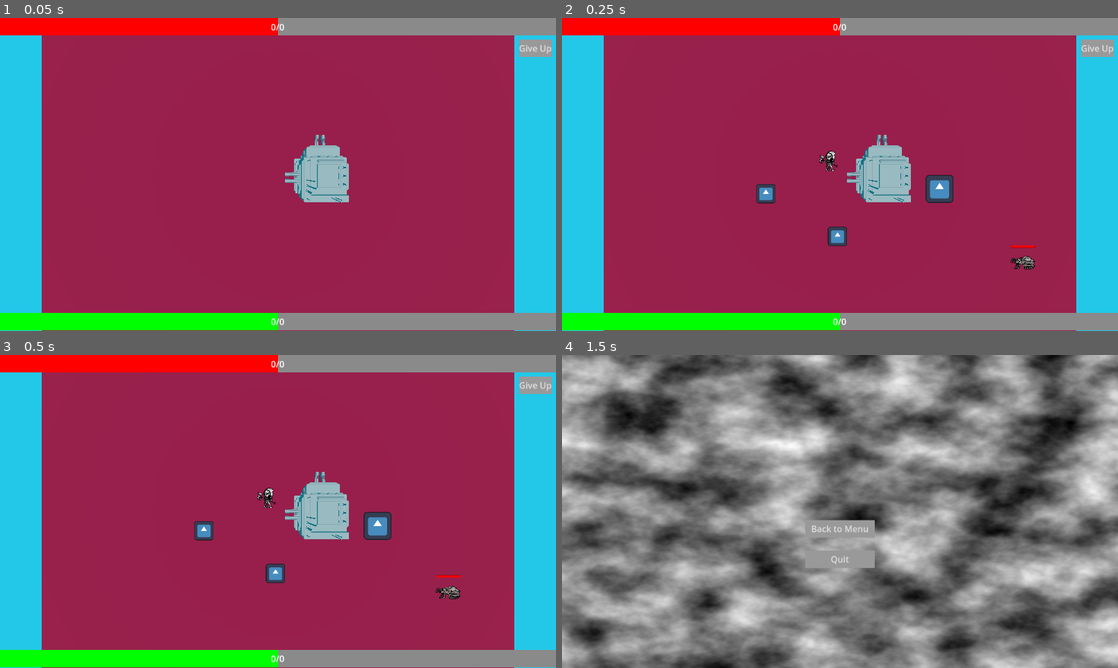
Above: before the commit, frames 1-4 (two rows, left to right).
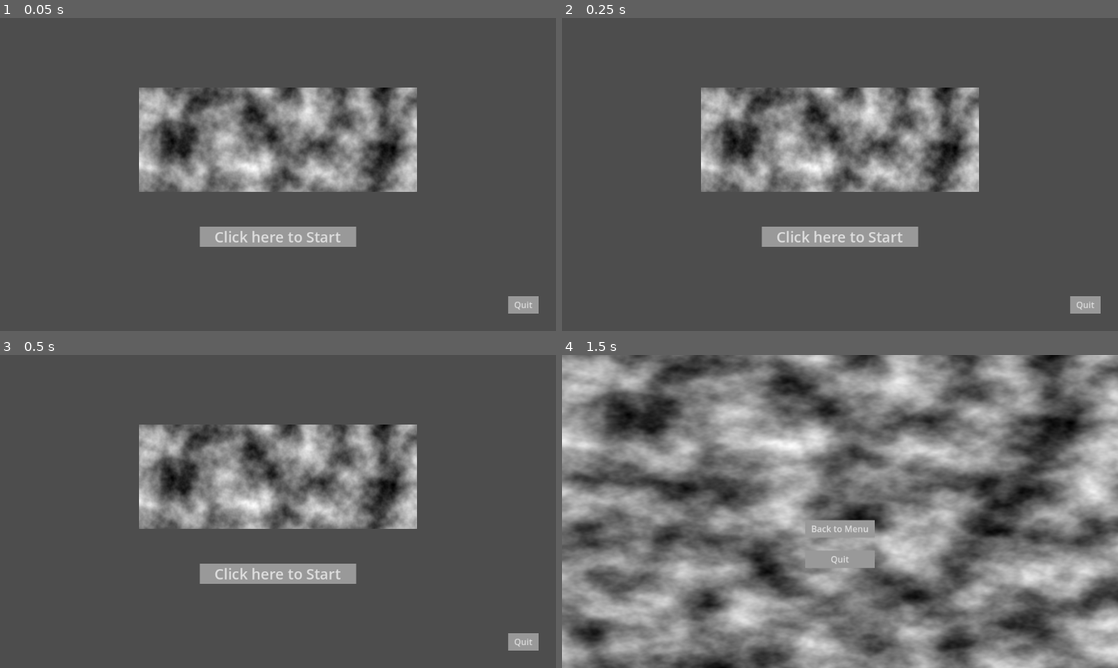
Above: after the commit, the same moments.

Repository: whitehatcat-JE/TowerDefenceGameJam
Game: Godot game, scene res://UI/MenuUI.tscn
Two runs of this game, one before a commit and one after it. Both use one fixed random seed, a clock stepped at 60 frames per second and the inputs below. Before the commit the project starts from res://main/enviroment_3d.tscn. The engine's default icon, where the game draws it, is replaced by a stand-in: a white triangle on a blue panel in a dark square.
Inputs (mouse positions are in pixels of both pictures, inside the frame that each line leads up to):
- Up to frame 1 (0.05 s): no input
- Up to frame 2 (0.25 s): no input
- Up to frame 3 (0.5 s): no input
- Up to frame 4 (1.5 s): click (840, 574) at 0.5 s, where only the run after the commit has a clickable "Click here to Start"; click "Give Up" at 1.25 s

The runs differ from the first frame. In frame 1, 100% of the frame differs, in the area x 0-100%, y 0-100%; in frame 2, 100%; in frame 3, 100%; in frame 4, nothing differs.

Commit message:
Score tracking and display now works.

Diff:
--- a/UI/GameUI.gd
+++ b/UI/GameUI.gd
@@ -1,4 +1,8 @@
 extends Control
+
+func _ready():
+	on_score_updated()
+	Stats.score_changed.connect(on_score_updated)
 
 func update_health_bar(currentHealth:float, maxHealth:float):
 	$HealthBar.set_max(maxHealth)
@@ -18,6 +22,12 @@
 	update_health_bar(cH,mH)
 	update_xp_bar(cX,mX)
 
+func on_score_updated():
+
+	var scoretext= "Score: " + String.num(Stats.get_score()) + "\n"
+	scoretext += "High Score: " + String.num(Stats.get_highscore())
+	print(scoretext)
+	$ScoreLabel.set_text(scoretext)
 
 func _on_rage_quit_button_pressed():
 	#Load End Screen
--- a/UI/GameUI.tscn
+++ b/UI/GameUI.tscn
@@ -97,4 +97,13 @@
 theme_override_styles/focus = ExtResource("5_t53ag")
 text = "Give Up"
 
+[node name="ScoreLabel" type="Label" parent="."]
+layout_mode = 0
+offset_left = 16.0
+offset_top = 40.0
+offset_right = 56.0
+offset_bottom = 63.0
+text = "Score:
+Highscore: "
+
 [connection signal="pressed" from="RageQuitButton" to="." method="_on_rage_quit_button_pressed"]
--- a/UI/MenuUI.gd
+++ b/UI/MenuUI.gd
@@ -3,6 +3,7 @@
 
 func _on_start_button_pressed():
 	#Load game scene
+	Stats.reset_score()
 	get_tree().change_scene_to_file("res://main/enviroment_3d.tscn")
 
 
--- a/main/level.gd
+++ b/main/level.gd
@@ -28,7 +28,7 @@
 @onready var cam = %camera2D
 
 # Called every frame. 'delta' is the elapsed time since the previous frame.
-func _process(delta):
+func _process(_delta):
 	playerLoc = $Player.position
 
 func spawnHandler(enemyType):
--- a/main/level.tscn
+++ b/main/level.tscn
@@ -153,6 +153,7 @@
 
 [node name="enemy" parent="." instance=ExtResource("4_hrws1")]
 position = Vector2(883, 495)
+healthMax = 2.0
 
 [node name="Player" parent="." instance=ExtResource("5_b521d")]
 position = Vector2(479, 280)
--- a/main/objects/enemy.gd
+++ b/main/objects/enemy.gd
@@ -24,7 +24,8 @@
 	$healthbarPivot/enemySpriteRight.visible = false
 	$healthbarPivot/underHealth.visible = false
 	$hitbox.set_deferred("disabled", true)
-	Stats.score += value
+	Stats.add_score(value)
+	Stats.add_score(1)
 
 func _physics_process(delta):
 	if dead: return;
@@ -53,10 +54,10 @@
 		effect.global_position = global_position
 		return effect
 
-func spawnDmgIndicator(damage: int):
+func spawnDmgIndicator(dmg: int):
 	var indicator = spawnEffect(indicatorDamage)
 	if indicator:
-		indicator.label.text = str(damage)
+		indicator.label.text = str(dmg)
 
 func _on_explosion_sprite_animation_finished():
 	queue_free()
--- a/player/Stats.gd
+++ b/player/Stats.gd
@@ -1,16 +1,25 @@
 extends Node
 
+signal score_changed
+
+var _score = 0
+var _highscore = 0
 
 # Called when the node enters the scene tree for the first time.
 func _ready():
 	pass # Replace with function body.
 
-func _progress():
+func add_score(value):
+	_score += value;
+	if(_score>_highscore):
+		_highscore = _score
+	score_changed.emit()
 
-	var exp
+func reset_score():
+	_score = 0
 
-	var score
-	var highscore
+func get_score():
+	return _score
 
-	if score > highscore:
-		highscore == score
+func get_highscore():
+	return _highscore
--- a/player/player.tscn
+++ b/player/player.tscn
@@ -1,9 +1,8 @@
-[gd_scene load_steps=14 format=3 uid="uid://cqaj2h0k5x558"]
+[gd_scene load_steps=13 format=3 uid="uid://cqaj2h0k5x558"]
 
 [ext_resource type="Script" path="res://player/Player.gd" id="1_xp17c"]
 [ext_resource type="Texture2D" uid="uid://hfjitjm2c386" path="res://main/playerAttack.png" id="2_vv2vs"]
 [ext_resource type="Script" path="res://player/SwordHitbox.gd" id="3_lfrnb"]
-[ext_resource type="Script" path="res://player/Stats.gd" id="4_fmgyg"]
 
 [sub_resource type="CapsuleShape2D" id="CapsuleShape2D_wqmnc"]
 radius = 63.0
@@ -94,7 +93,4 @@
 
 [node name="AudioStreamPlayer" type="AudioStreamPlayer" parent="."]
 
-[node name="Node" type="Node" parent="."]
-script = ExtResource("4_fmgyg")
-
 [connection signal="body_entered" from="SwordHitbox/Hitbox" to="SwordHitbox/Hitbox" method="_on_body_entered"]
--- a/project.godot
+++ b/project.godot
@@ -11,7 +11,7 @@
 [application]
 
 config/name="Tower Defence Game Jam"
-run/main_scene="res://main/enviroment_3d.tscn"
+run/main_scene="res://UI/MenuUI.tscn"
 config/features=PackedStringArray("4.1", "Forward Plus")
 config/icon="res://icon.svg"
 
